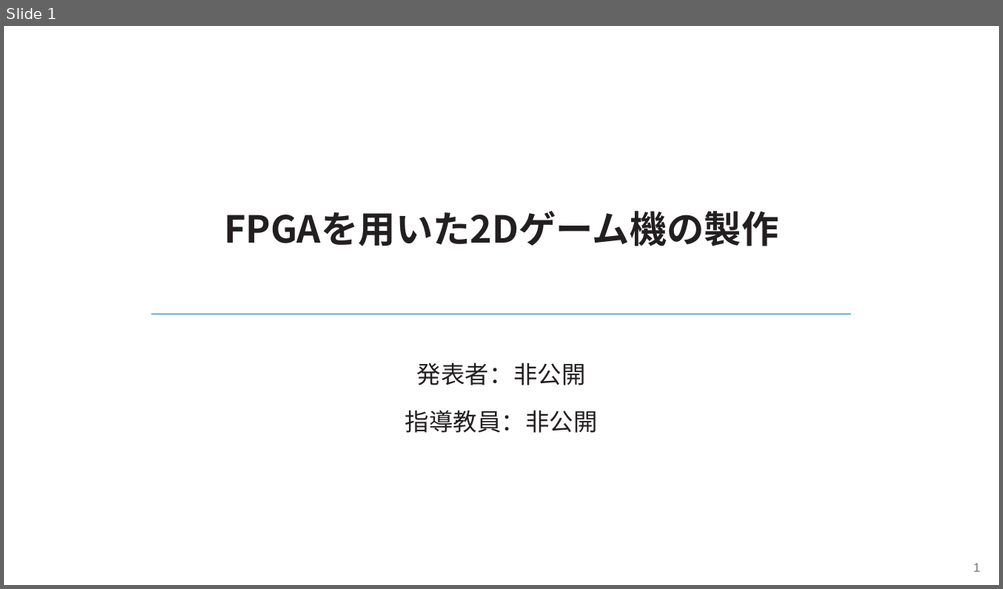
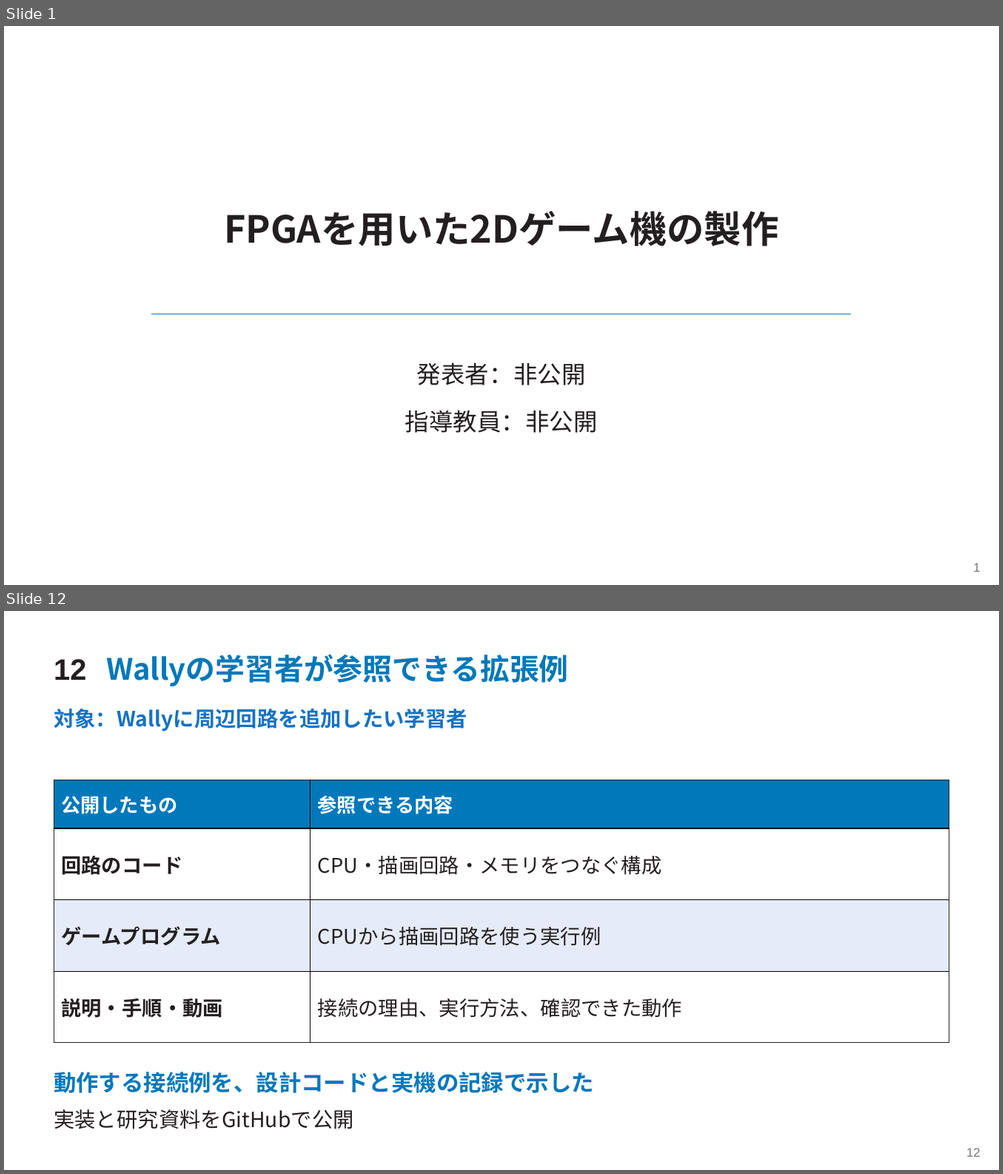
Before and after one commit to SoshiroFujimori/wally-game-console-research, a slide deck: docs/presentation/中間発表_主要事項.pptx. Shown one above the other, each under a label of ours: slide 1 before the commit, slides 1 and 12 after it; the slides between them are not shown. The pictures are 1003x589 and 1003x1174 pixels, drawn with LibreOffice and Linux fonts; fonts in the diff are those of the drawing. Boxes give left, top, right and bottom in pixels: in the first picture for what was removed or moved away, otherwise in the second. Text is boxed around its words. In the diff, an @@ line names an element or a change of style, - is before the commit and + after.

```diff
--- a/docs/presentation/中間発表_主要事項.pptx
+++ b/docs/presentation/中間発表_主要事項.pptx
@@ slide 12 added at (4, 611, 999, 1170), background #FFFFFF @@
@@ text added at (107, 654, 569, 686), 28.5 pt, text #0078BA, bold @@
+Wallyの学習者が参照できる拡張例
@@ text added at (54, 659, 86, 680), 28.5 pt, text #231F20, bold @@
+12
@@ text added at (54, 708, 467, 732), 20.2 pt, text #1572C3, bold @@
+対象：Wallyに周辺回路を追加したい学習者
@@ table added at (54, 780, 949, 1043), 4 rows, 2 columns @@
+公開したもの | 参照できる内容
+回路のコード | CPU・描画回路・メモリをつなぐ構成
+ゲームプログラム | CPUから描画回路を使う実行例
+説明・手順・動画 | 接続の理由、実行方法、確認できた動作
@@ text added at (54, 1072, 594, 1093), 21.8 pt, text #0078BA, bold @@
+動作する接続例を、設計コードと実機の記録で示した
@@ text added at (54, 1110, 354, 1130), 20.2 pt, text #231F20 @@
+実装と研究資料をGitHubで公開
@@ text added at (966, 1148, 980, 1157), 12 pt, text #777777 @@
+12
```
Also in this commit, not shown: 9 slides changed, 7 other slides added, 8 slides removed, 22 other files.
